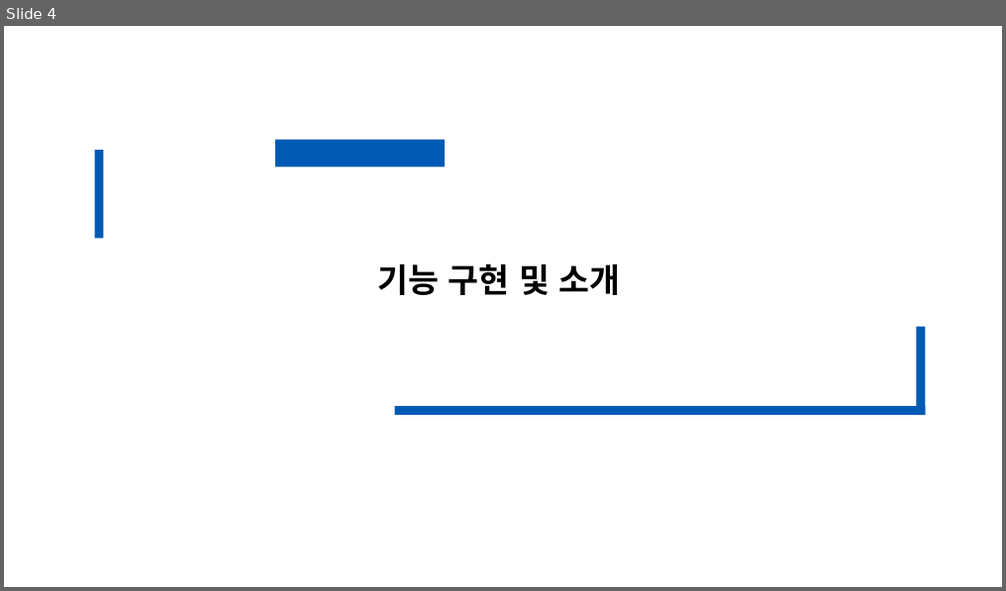
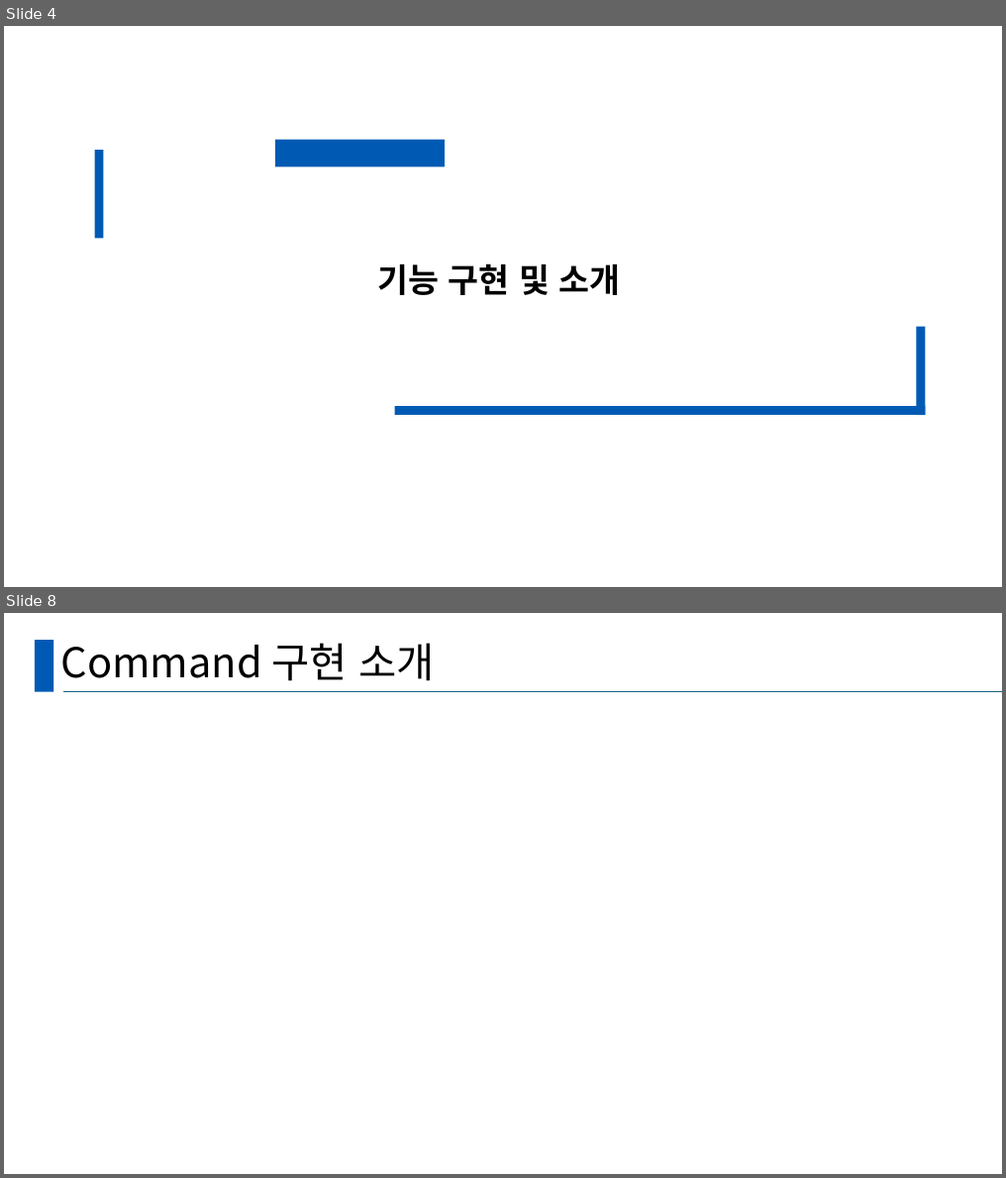
Before and after one commit to seungjun611/CRA_TeamProject_SSD, a slide deck: TeamProjectPPT.pptx. Shown one above the other, each under a label of ours: slide 4 before the commit, slides 4 and 8 after it; the slides between them are not shown. The pictures are 1006x591 and 1006x1178 pixels, drawn with LibreOffice and Linux fonts; fonts in the diff are those of the drawing. Boxes give left, top, right and bottom in pixels: in the first picture for what was removed or moved away, otherwise in the second. Text is boxed around its words. In the diff, an @@ line names an element or a change of style, - is before the commit and + after.

```diff
--- a/TeamProjectPPT.pptx
+++ b/TeamProjectPPT.pptx
@@ slide 8 added at [4,613,1002,1174], background #FFFFFF @@
@@ rectangle added at [35,640,54,691], fill #005AB4 @@
@@ title added at [61,643,435,681], 39.6 pt, text #000000 @@
+Command 구현 소개
@@ line added from (63, 691) to (1002, 691), #156082 1.5 pt @@
```
Also in this commit, not shown: 13 other slides added, 3 slides removed.
